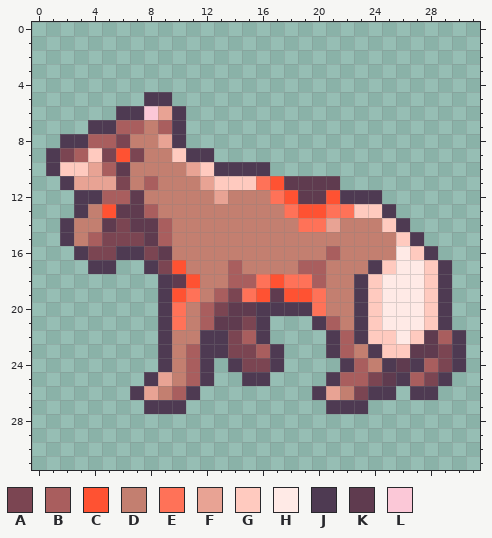
Pixel-art file -- projects/TinyTactics/Assets/Art/Aseprite/coyote_0.aseprite. Above: the version before the commit.
32x32 pixels, 1 frame.
Palette (. is transparent): A #7b4552  B #a95e5e  C #ff5232  D #c37f70  E #ff7258  F #e8a394  G #ffcabf  H #ffeae6  J #4e3a52  K #5f3b4f  L #fbc8d7
And afterwards:
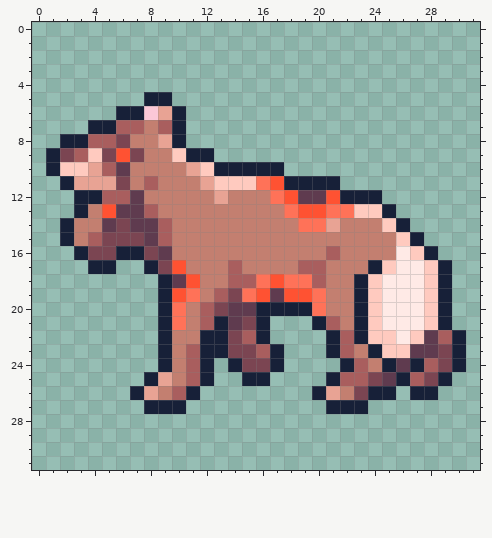
Diff:
@@ palette @@
-J #4e3a52
+J #172038
--- layers "wounds", "Layer 1"
@@ x 15..23 @@
  9 .........
-10 JJ.......
-11 GECKKKK..
+10 JJJ......
+11 GECJJJJ..
 12 DDECKKCJJ
@@ x 11..15 @@
 20 DBAKK
-21 DBKKA
+21 DBJKA
 22 DJJAB
